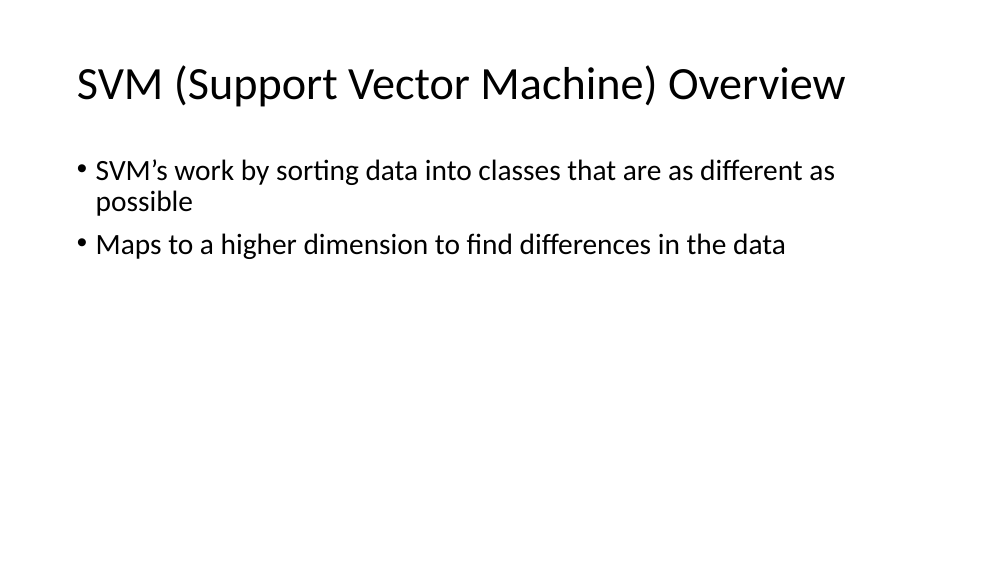
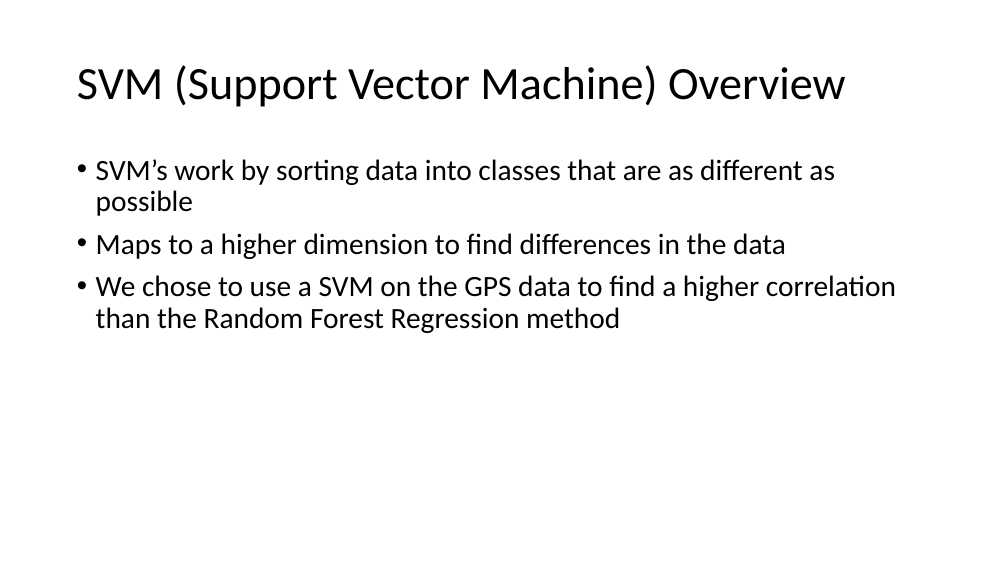
Before and after one commit to ian-mcnichols/CS_480, a slide deck: slide 25 of 480_HW1.pptx (slide 23 before the commit). Drawn at 1008x567 pixels with LibreOffice and Linux fonts; fonts in the diff are those of the drawing. Boxes give left, top, right and bottom in pixels: in the first picture for what was removed or moved away, otherwise in the second. Text is boxed around its words. In the diff, an @@ line names an element or a change of style, - is before the commit and + after.

```diff
--- a/480_HW1.pptx
+++ b/480_HW1.pptx
@@ text at [96,275,896,333]: paragraph added @@
+• We chose to use a SVM on the GPS data to find a higher correlation than the Random Forest Regression method
```
Also in this commit, not shown: 4 other slides changed, 3 slides added.
